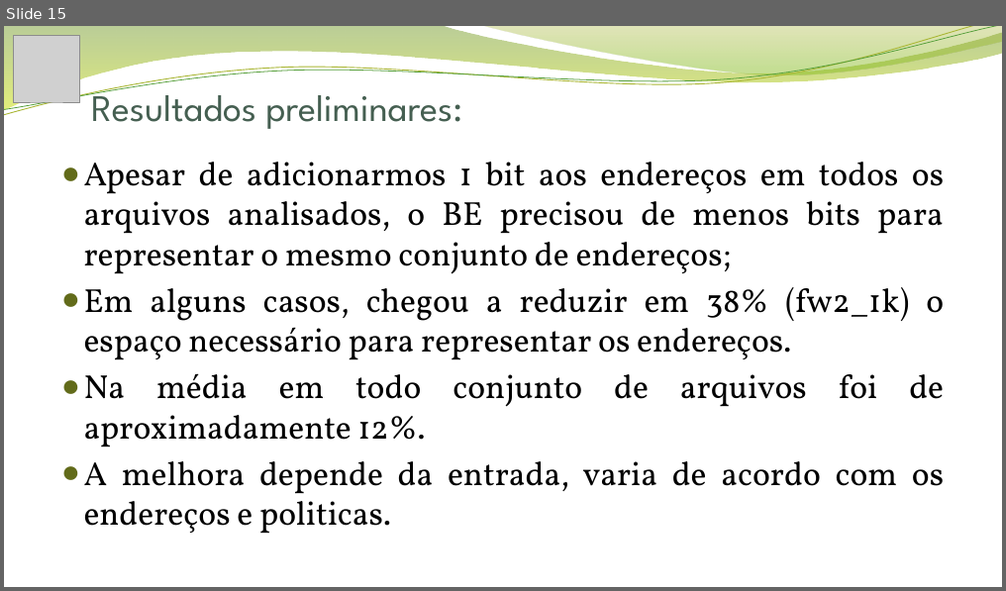
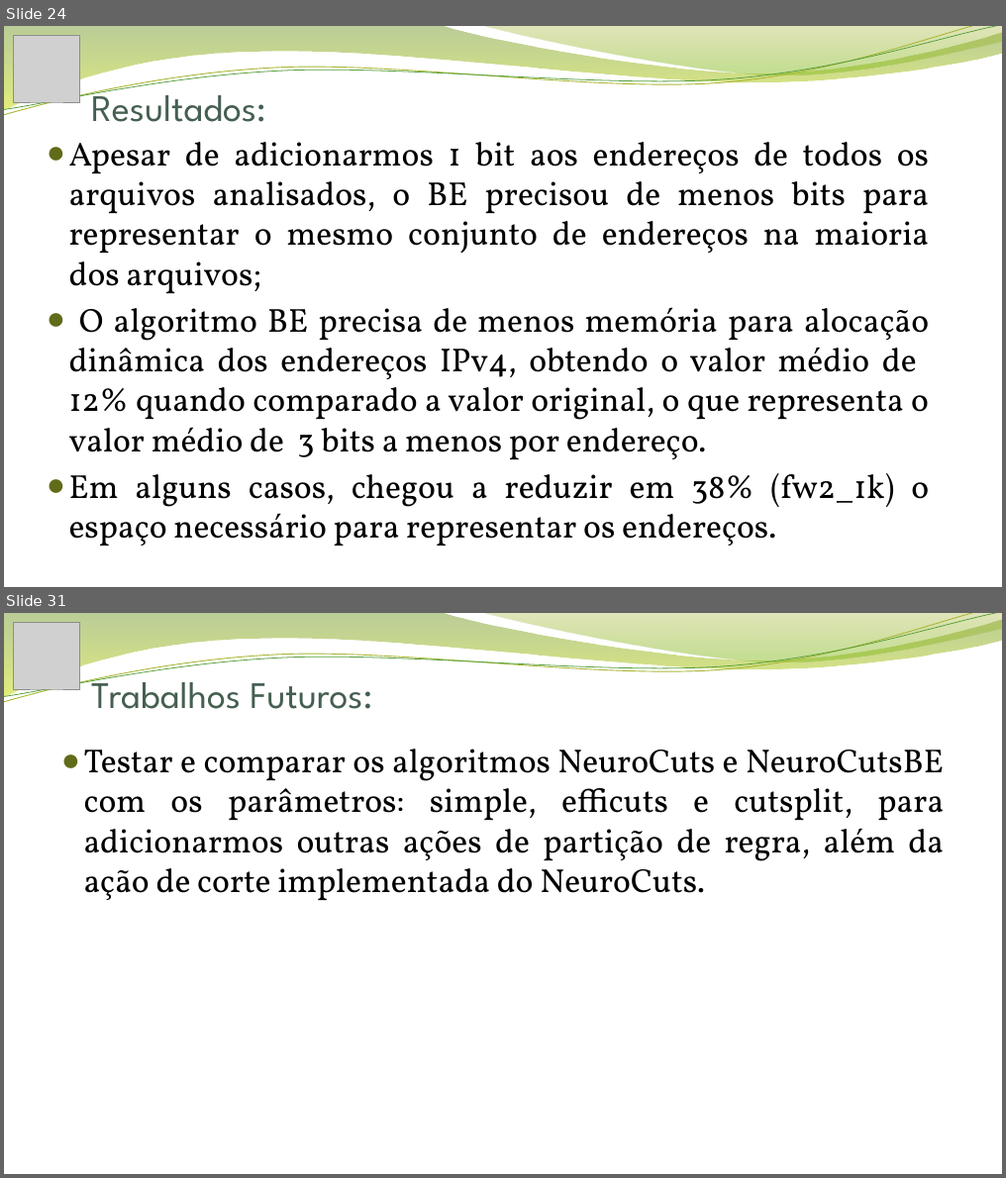
Before and after one commit to jonathanalvesoliveira/neurocutseb, a slide deck: Apresentação Final.pptx. Shown one above the other, each under a label of ours: slide 15 before the commit, slides 24 and 31 after it; the slides between them are not shown. The pictures are 1006x591 and 1006x1178 pixels, drawn with LibreOffice and Linux fonts; fonts in the diff are those of the drawing; grey boxes stand for pictures; background and template pictures are left out. Boxes give left, top, right and bottom in pixels: in the first picture for what was removed or moved away, otherwise in the second. Text is boxed around its words. In the diff, an @@ line names an element or a change of style, - is before the commit and + after.

```diff
--- a/Apresentação Final.pptx
+++ b/Apresentação Final.pptx
@@ slide 31 added at bbox=[4, 613, 1002, 1174], background picture (left out); not listed: 4 template elements that a slide beside it also shows @@
@@ picture added at bbox=[14, 622, 79, 688] @@
@@ title added at bbox=[91, 670, 372, 709], 36 pt, text #455F51 @@
+Trabalhos Futuros:
@@ text added at bbox=[84, 749, 944, 901], 32 pt, text #000000 @@
+● Testar e comparar os algoritmos NeuroCuts e NeuroCutsBE com os parâmetros: simple, efficuts e cutsplit, para adicionarmos outras ações de partição de regra, além da ação de corte implementada do NeuroCuts.
@@ what was slide 15 is now slide 24 @@
@@ slide 24 changed as well @@
@@ title at bbox=[91, 83, 266, 122]: text changed @@
-Resultados preliminares:
+Resultados:
@@ text "Apesar de adicionarmos 1 bit ...": place and size @@
-text "Apesar de adicionarmos 1 bit ..." at bbox=[84, 162, 944, 534]
+text "Apesar de adicionarmos 1 bit ..." at bbox=[69, 142, 929, 547]
@@ text at bbox=[69, 142, 929, 461]: text changed @@
-● Apesar de adicionarmos 1 bit aos endereços em todos os arquivos analisados, o BE precisou de menos bits para representar o mesmo conjunto de endereços;
+● Apesar de adicionarmos 1 bit aos endereços de todos os arquivos analisados, o BE precisou de menos bits para representar o mesmo conjunto de endereços na maioria dos arquivos;
+● O algoritmo BE precisa de menos memória para alocação dinâmica dos endereços IPv4, obtendo o valor médio de 12% quando comparado a valor original, o que representa o valor médio de 3 bits a menos por endereço.
@@ text at bbox=[84, 373, 944, 534]: paragraphs removed @@
-● Na média em todo conjunto de arquivos foi de aproximadamente 12%.
-● A melhora depende da entrada, varia de acordo com os endereços e politicas.
```
Also in this commit, not shown: 11 other slides changed, 18 other slides added, 3 slides removed, 6 other files.
